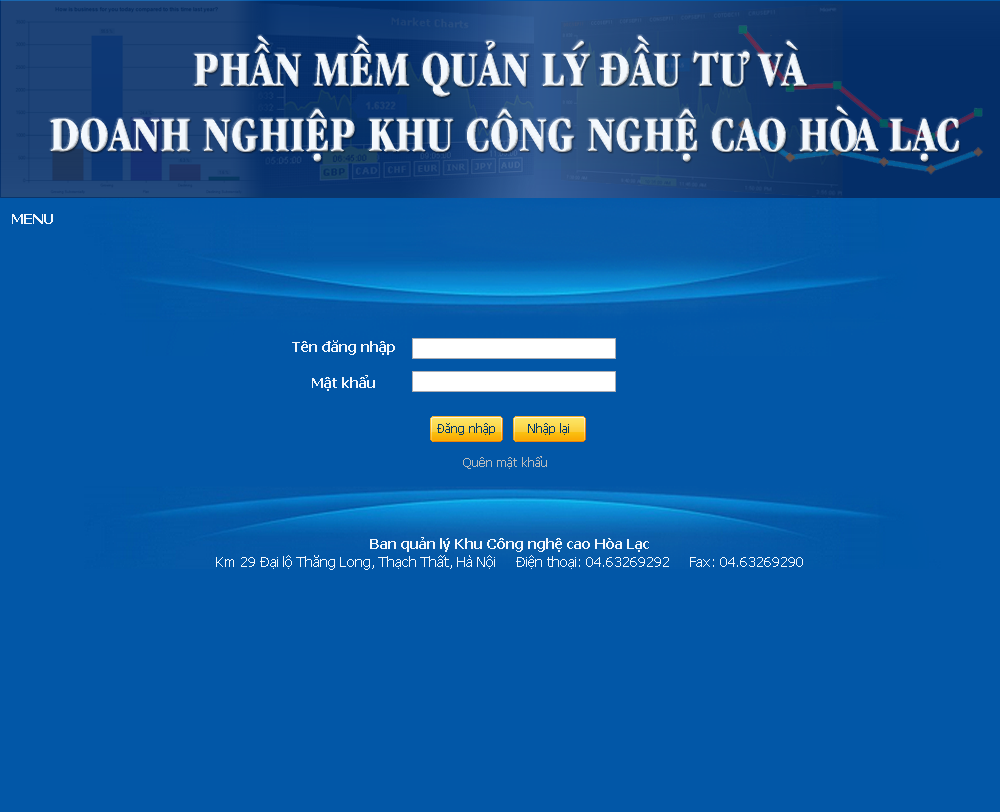
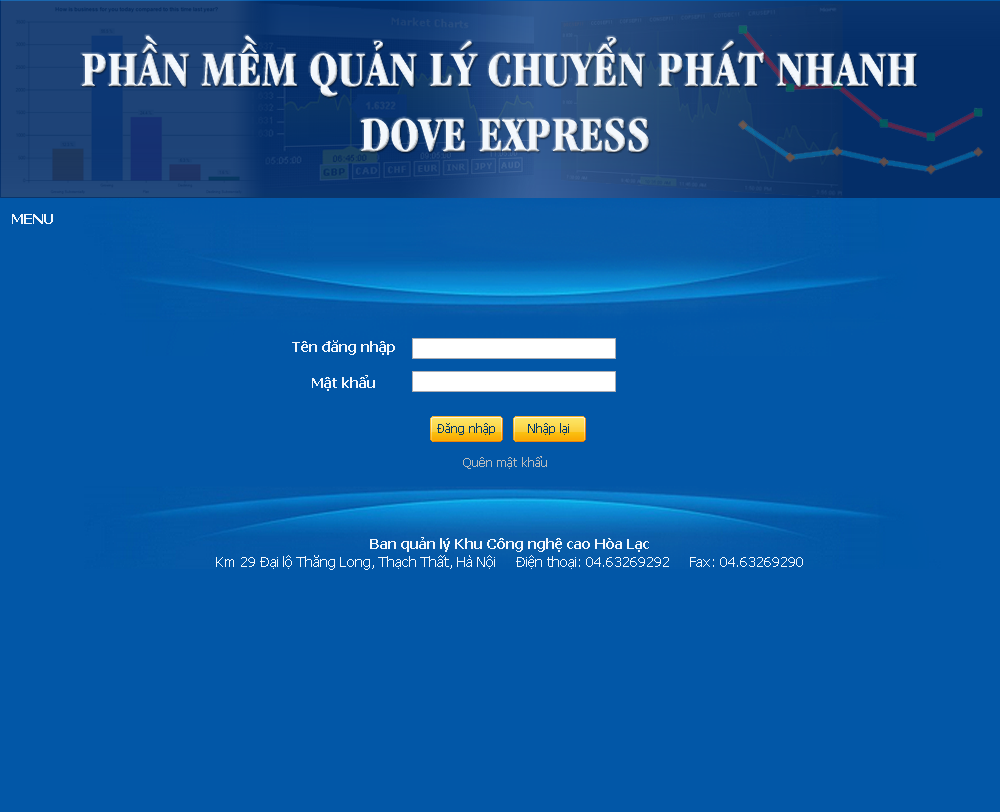
Before/after of a w=1000, h=812 layered artwork. What changed in the layer stack:
renamed "PHẦN MỀM QUẢN LÝ ĐẦU TƯ VÀ DOANH NGHIỆP KHU CÔNG NGHỆ CAO HÒA" to "PHẦN MỀM QUẢN LÝ CHUYỂN PHÁT NHANH DOVE EXPRESS", painted on it over [50, 35, 960, 162]
